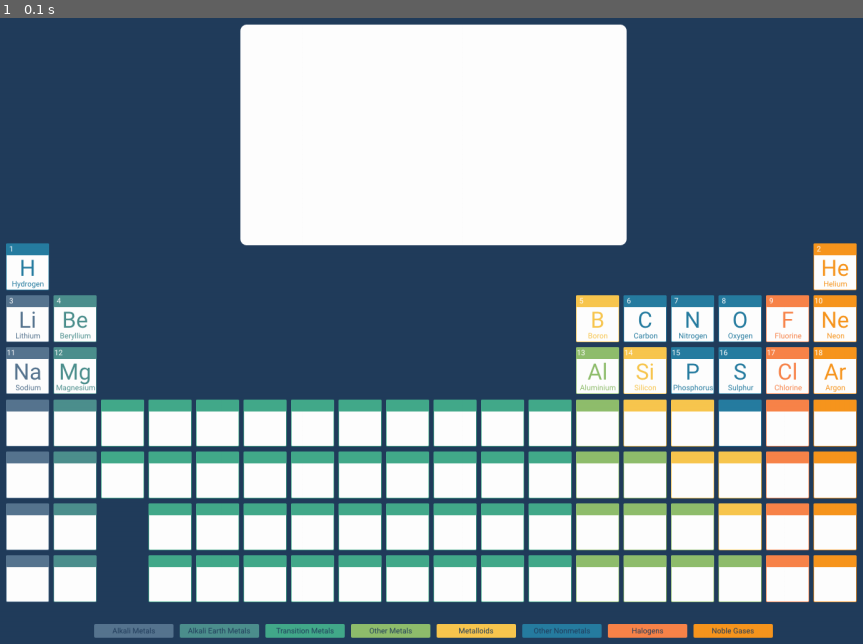
Above: before the commit, frame 1.
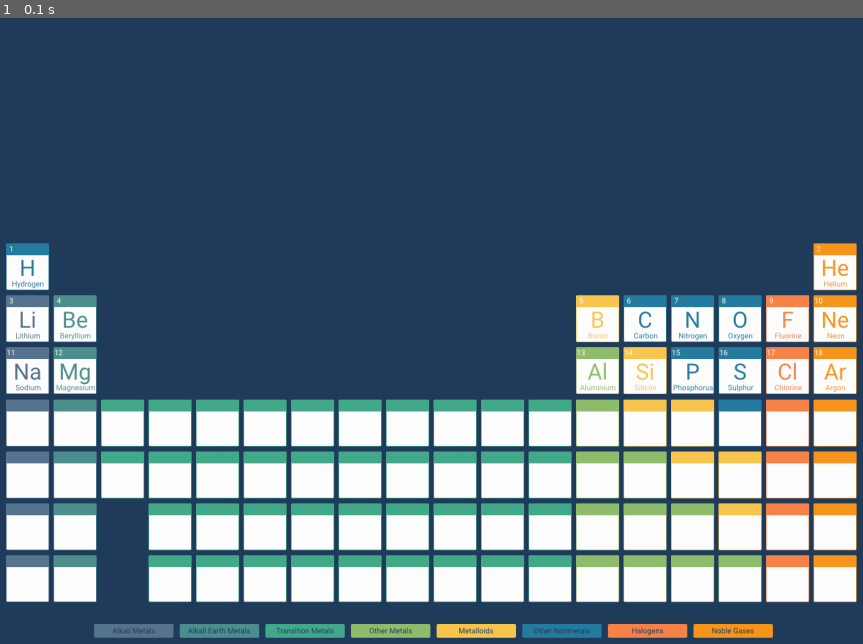
Above: after the commit, the same moment.

Repository: 15collinst/Pygame
Game: pygame game, started from main.py
The game is run twice, just before and just after one commit, with the same random seed, the same clock (stepped at 60 frames per second) and the same inputs.
Inputs:
- Up to frame 1 (0.1 s): no input

The runs differ from the first frame. In frame 1, 16% of the frame differs, in the area x 27-73%, y 0-37%.

Commit message:
Removed reaction chamber using the coordinate of mouse instead to check valid input

Diff:
--- a/button.py
+++ b/button.py
@@ -33,20 +33,9 @@
 		return action
 
 
-class Reaction_Chamber(Button):
+class Static_Image(Button):
 	def __init__(self, x, y, image, scale):
 		super().__init__(x, y, image, scale)
 
-	def hover(self, surface):
-		hover = False
-
-		#get mouse position
-		pos = pygame.mouse.get_pos()
-
-		if self.rect.collidepoint(pos):
-			hover = True
-
-		#draw button on screen
+	def draw(self, surface):
 		surface.blit(self.image, (self.rect.x, self.rect.y))
-
-		return hover
--- a/main.py
+++ b/main.py
@@ -36,17 +36,13 @@
 elements = []
 setup.instance_elements(PERIODIC_TABLE_X, PERIODIC_TABLE_Y, TABLE, images, elements)
 
-# create reaction chamber
-reaction_chamber_img = pygame.image.load("assets/misc/Reaction_Chamber.svg").convert_alpha()
-reaction_chamber = button.Reaction_Chamber(REACTION_CHAMBER_X, 25, reaction_chamber_img, 1)
-
 # create key
 KEY_IMG = pygame.image.load("assets/misc/Key.svg").convert_alpha()
-KEY = button.Reaction_Chamber(KEY_X, KEY_Y, KEY_IMG, 1)
+KEY = button.Static_Image(KEY_X, KEY_Y, KEY_IMG, 1)
 
 # create other elements
 OTHER_ELEMENTS_IMG = pygame.image.load("assets/misc/Other_elements.svg").convert_alpha()
-OTHER_ELEMENTS = button.Reaction_Chamber(36, 625, OTHER_ELEMENTS_IMG, 1)
+OTHER_ELEMENTS = button.Static_Image(36, 625, OTHER_ELEMENTS_IMG, 1)
 
 collide = 1
 
@@ -63,7 +59,7 @@
 	SCREEN.fill((34,61,92))
 
 	# if player selects an element return element value
-	if reaction_chamber.hover(SCREEN) and spawn and not mouse:
+	if my < 369 and spawn and not mouse:
 		clicked = str(clicked)
 		print('Element['+clicked+'] has been selected')
 		spawn = False
